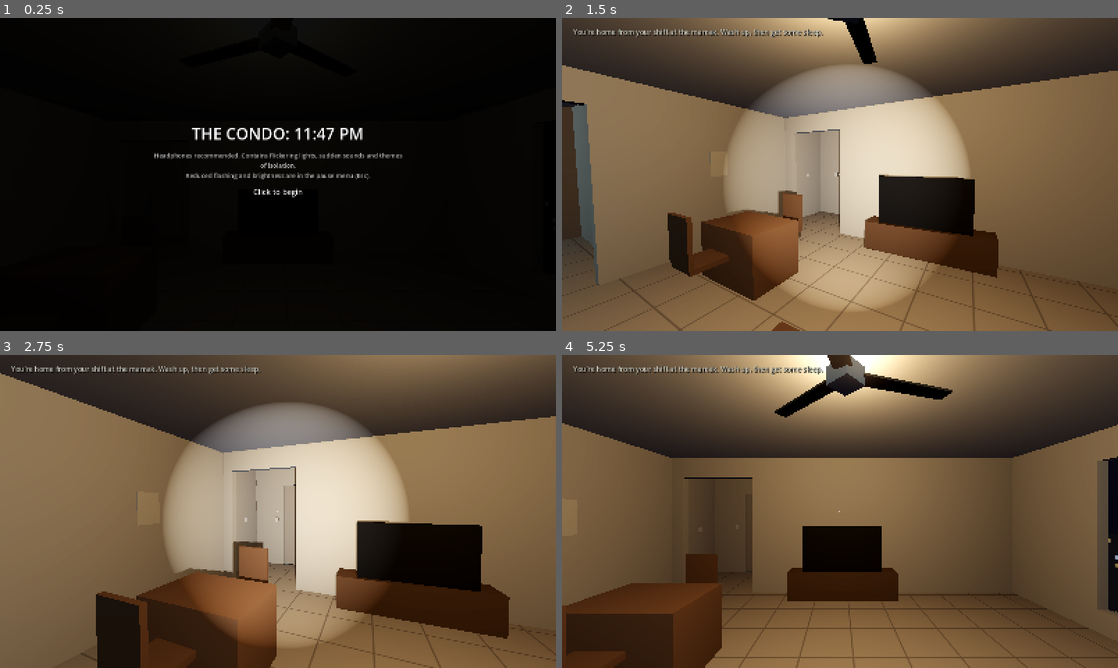
Above: before the commit, frames 1-4 (two rows, left to right).
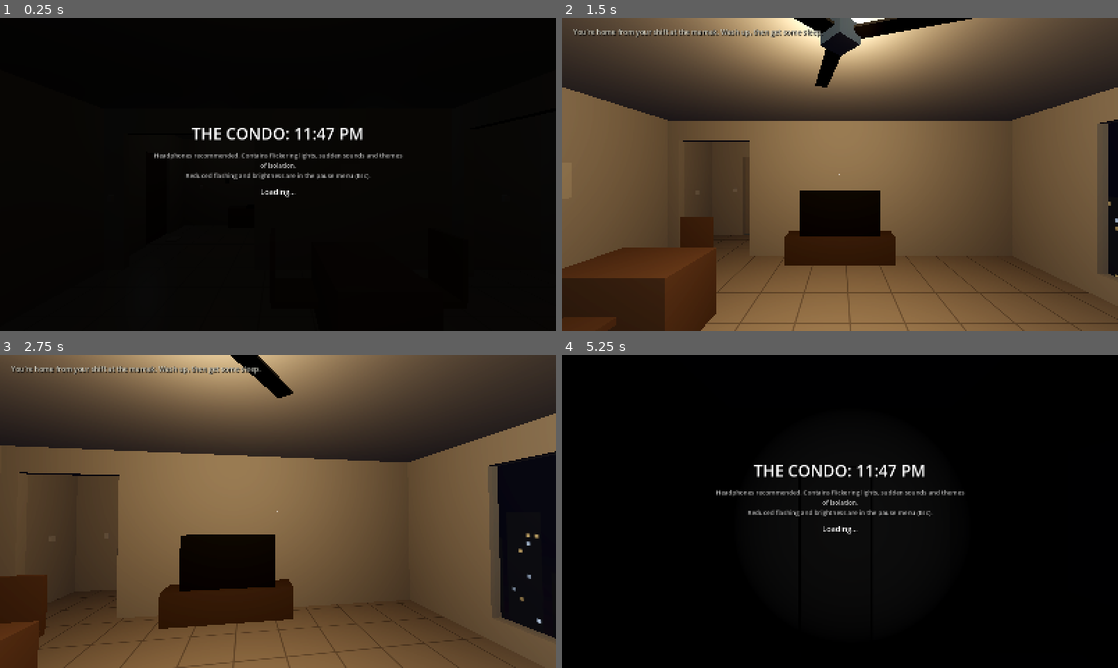
Above: after the commit, the same moments.

Repository: chengboonrong/the-condo
Game: Godot game, scene res://scenes/main.tscn
Same seed, same stepped clock (60 frames per second), same inputs: the game is played once before the commit and once after it.
Inputs (mouse positions are in pixels of both pictures, inside the frame that each line leads up to):
- Up to frame 1 (0.25 s): no input
- Up to frame 2 (1.5 s): tap Enter at 0.5 s; move the mouse to (962, 158) at 0.52 s; hold D (move_right) 0.53-1.28 s; hold C (crouch) 0.53-1.28 s; click (962, 158) at 0.67 s; move the mouse to (812, 174) at 1.27 s; hold W (move_forward) from 1.28 s (still down); tap F (flashlight) at 1.35 s; click (812, 174) at 1.42 s
- Up to frame 3 (2.75 s): keep holding W (move_forward); move the mouse to (289, 505) at 2.02 s; hold E (interact) from 2.03 s (still down); click (289, 505) at 2.17 s
- Up to frame 4 (5.25 s): move the mouse to (834, 517) at 2.77 s; release E (interact) at 2.78 s; tap Shift (sprint) at 2.85 s; click (834, 517) at 2.92 s; move the mouse to (878, 514) at 3.52 s; hold C (crouch) 3.53-4.25 s; click (878, 514) at 3.67 s; tap Escape (pause) at 4.15 s; release W (move_forward) at 4.25 s; click "Restart" at 4.25 s; tap Enter at 5 s; move the mouse to (673, 464) at 5.02 s; hold A (move_left) from 5.03 s (still down); tap F (flashlight) at 5.1 s; click (673, 464) at 5.17 s

The runs differ from the first frame. In frame 1, 0.1% of the frame differs, in the area x 45-55%, y 54-58%; in frame 2, 66%; in frame 3, 79%; in frame 4, 96%, in the area x 0-100%, y 0-100%.

Commit message:
perf: in-game perf tour, and shaders compiled behind the start card
-- --perf (desktop) or ?perf (web) runs a scripted 40 s tour of every room
with a scare every 3 s and the phone light on in every other room, then
prints one report: wall-clock frame time percentiles, frames over 25/50 ms
with where they happened, render CPU time, simulation step and director
evaluation cost, draw calls, memory and load time. tools/web_smoke.mjs --perf
runs it in browsers.

The tour found that the first silhouette, the first light flicker and the
first phone light each compiled a shader variant mid-game: 30-123 ms hitches
on an M1 Max. While the start card is up (it says "Loading..." until then), a
camera now looks around every room with the ceiling lights on, off and with
the phone light, and draws the silhouette once. Skipped headless, where
nothing is drawn. Worst frame afterwards: 12-14 ms.

Co-Authored-By: Claude Opus 5.5 <noreply@anthropic.com>

Diff:
--- a/scripts/horror/horror_director.gd
+++ b/scripts/horror/horror_director.gd
@@ -28,6 +28,8 @@
 var decisions: Array[Dictionary] = []
 var last_eval_usec := 0
 var max_eval_usec := 0
+var total_eval_usec := 0
+var eval_count := 0
 var _next_eval := 0.0
 var _quiet_until := 0.0
 
@@ -58,6 +60,8 @@
 	_evaluate()
 	last_eval_usec = Time.get_ticks_usec() - t0
 	max_eval_usec = maxi(max_eval_usec, last_eval_usec)
+	total_eval_usec += last_eval_usec
+	eval_count += 1
 
 
 ## Scores every adaptive event now, without starting anything. Each entry: id, total, parts, run.
--- a/scripts/horror/horror_runtime.gd
+++ b/scripts/horror/horror_runtime.gd
@@ -19,6 +19,7 @@
 var story: StoryDirector
 var story_running := false
 var _sightings: Array[StringName] = []  # silhouettes seen since the last step
+var last_step_usec := 0
 
 
 func setup(stage: HorrorStage, seed_value: int) -> void:
@@ -49,6 +50,7 @@
 
 ## Advances the whole simulation by delta seconds.
 func step(delta: float) -> void:
+	var t0 := Time.get_ticks_usec()
 	for _anchor in _sightings:  # applied inside the tick, so the core's order never depends on frame rate
 		scheduler.mark(&"silhouette", "seen")
 		entity.notice()
@@ -61,6 +63,7 @@
 	scheduler.tick(delta)
 	director.tick(delta)
 	WorldState.behavior["tension"] = director.tension
+	last_step_usec = Time.get_ticks_usec() - t0
 
 
 ## The story begins when the player dismisses the start card (tests and bots call it directly).
--- a/scripts/main.gd
+++ b/scripts/main.gd
@@ -11,8 +11,10 @@
 var audio: AudioDirector
 var runtime: HorrorRuntime
 var pause: PauseMenu
+var silhouette: Silhouette
+var ready_msec := 0  # engine start to the condo built, for the perf report
 var _had_capture := false
-var _smoking := false
+var _automated := false
 
 
 func _ready() -> void:
@@ -31,7 +33,7 @@
 	runtime.name = "Horror"
 	add_child(runtime)
 	runtime.setup(stage, SEED)
-	var silhouette := Silhouette.new()
+	silhouette = Silhouette.new()
 	silhouette.stage = stage
 	add_child(silhouette)
 	var overlay := DebugOverlay.new()
@@ -43,11 +45,56 @@
 	hud.bind(player)
 	hud.started.connect(_on_started)
 	EventBus.ending_reached.connect(_on_ending)
-	if has_flag("smoke"):
-		_smoke.call_deferred()
+	ready_msec = Time.get_ticks_msec()
+	_finish_loading.call_deferred()
 
 
-## Release checks: `-- --smoke` on desktop, `?smoke` on the web.
+func _finish_loading() -> void:
+	if DisplayServer.get_name() != "headless":  # nothing is drawn headless (tests), so nothing to compile
+		await _compile_shaders()
+	hud.allow_start()
+	if has_flag("smoke"):
+		_smoke()
+	elif has_flag("perf"):
+		_automated = true
+		var probe := PerfProbe.new()
+		probe.hud = hud
+		probe.player = player
+		probe.runtime = runtime
+		probe.scene_ready_msec = ready_msec
+		add_child(probe)
+
+
+## Behind the start card, looks around every room with the ceiling lights on, off and with the phone light,
+## so the renderer compiles every shader variant now instead of mid-game: the first silhouette, the first
+## flicker and the first phone light each cost a 30–110 ms hitch on an M1 Max otherwise.
+func _compile_shaders() -> void:
+	var cam := Camera3D.new()
+	var phone := player.phone_light.duplicate() as SpotLight3D  # same light, but where this camera looks
+	cam.add_child(phone)
+	add_child(cam)
+	cam.make_current()
+	var lights := builder.find_children("*", "OmniLight3D", true, false)
+	var was_on := lights.map(func(l: Light3D) -> bool: return l.visible)
+	for room: StringName in ApartmentLayout.APARTMENT_ROOMS + [&"corridor"]:
+		for i in 4:
+			cam.global_position = ApartmentLayout.room_center(room) + Vector3(0, 1.6, 0)
+			cam.rotation.y = i * PI / 2
+			for state: Array in [[true, false], [false, true], [true, true]]:  # ceiling lights, phone light
+				for l: Light3D in lights:
+					l.visible = state[0]
+				phone.visible = state[1]
+				await get_tree().process_frame
+	for k in lights.size():
+		(lights[k] as Light3D).visible = was_on[k]
+	silhouette.warm_up(cam.global_position + cam.global_basis.z * -2.0 + Vector3.DOWN * 1.6)
+	await get_tree().process_frame
+	await get_tree().process_frame
+	player.camera.make_current()
+	cam.queue_free()
+
+
+## Release checks: `-- --smoke` / `-- --perf` on desktop, `?smoke` / `?perf` on the web.
 static func has_flag(flag: String) -> bool:
 	if OS.has_feature("web"):
 		var query: Variant = JavaScriptBridge.eval("location.search", true)
@@ -57,16 +104,18 @@
 
 ## Plays the first 3 seconds of a built game and reports whether the simulation runs.
 func _smoke() -> void:
-	_smoking = true
+	_automated = true
 	hud.start()
 	await get_tree().create_timer(3.0).timeout
 	var events := runtime.scheduler.events.size()
-	var ok := events == 7 and WorldState.time > 2.0 and runtime.story.beat == &"home"  # 7 event definitions
+	var lights := builder.find_children("*", "OmniLight3D", true, false).filter(func(l: Node) -> bool: return l is RoomLight)
+	var restored := get_viewport().get_camera_3d() == player.camera and lights.all(func(l: RoomLight) -> bool: return l.visible == WorldState.is_light_on(l.room_id))
+	var ok := events == 7 and WorldState.time > 2.0 and runtime.story.beat == &"home" and restored  # 7 event definitions
 	var shot := ""
 	if not OS.has_feature("web"):
 		shot = ProjectSettings.globalize_path("user://smoke.png")
 		get_viewport().get_texture().get_image().save_png(shot)
-	print("SMOKE %s events=%d time=%.1f beat=%s gpu=%s %s" % ["ok" if ok else "FAIL", events, WorldState.time, runtime.story.beat, RenderingServer.get_video_adapter_name(), shot])
+	print("SMOKE %s events=%d time=%.1f beat=%s warm-up-restored=%s gpu=%s %s" % ["ok" if ok else "FAIL", events, WorldState.time, runtime.story.beat, restored, RenderingServer.get_video_adapter_name(), shot])
 	if not OS.has_feature("web"):
 		get_tree().quit(0 if ok else 1)
 
@@ -90,7 +139,7 @@
 
 
 func _notification(what: int) -> void:
-	if what == NOTIFICATION_APPLICATION_FOCUS_OUT and player != null and player.input_enabled and not pause.is_open() and not _smoking:
+	if what == NOTIFICATION_APPLICATION_FOCUS_OUT and player != null and player.input_enabled and not pause.is_open() and not _automated:
 		pause.open()
 
 
--- /dev/null
+++ b/scripts/perf_probe.gd
@@ -0,0 +1,122 @@
+class_name PerfProbe
+extends Node
+## `-- --perf` (desktop) or `?perf` (web): a scripted tour of every room with a scare every 3 s and the
+## phone light on in every other room, then one report of frame time, render time, simulation cost, memory
+## and load time. Desktop turns vsync off so frame times show the real cost; browsers always cap at the
+## display's refresh rate. docs/performance.md has the results and how to run it.
+
+const ROOM_SECONDS := 5.0
+const SCARE_EVERY := 3.0
+const TOUR: Array[StringName] = [&"living", &"kitchen", &"entrance", &"hallway", &"bathroom", &"bedroom", &"gap", &"mirror_room"]
+
+var hud: Hud
+var player: PlayerController
+var runtime: HorrorRuntime
+var _vp: RID
+var scene_ready_msec := 0
+var _warm_msec := 0
+var _last_usec := 0
+var _t := 0.0
+var _room := -1
+var _scares := 0
+var _frame := PackedFloat32Array()
+var _cpu := PackedFloat32Array()
+var _gpu := PackedFloat32Array()
+var _draws := PackedFloat32Array()
+var _steps := PackedFloat32Array()
+var _slow: Array[Array] = []  # frames over 25 ms (a missed frame even at 60 Hz): ms, when, where
+
+
+func _ready() -> void:
+	_warm_msec = Time.get_ticks_msec()  # main adds the probe once the shader warm-up is done
+	_vp = get_viewport().get_viewport_rid()
+	RenderingServer.viewport_set_measure_render_time(_vp, true)
+	if not OS.has_feature("web"):
+		DisplayServer.window_set_vsync_mode(DisplayServer.VSYNC_DISABLED)
+	hud.start()
+
+
+func _physics_process(_delta: float) -> void:
+	if _room >= 0:
+		_steps.append(runtime.last_step_usec)  # main (the parent) stepped the simulation just before this
+
+
+func _process(delta: float) -> void:
+	# Wall-clock interval between frames: `delta` is smoothed to line up with physics ticks.
+	var now := Time.get_ticks_usec()
+	var ms := (now - _last_usec) / 1000.0
+	var first := _last_usec == 0  # the frame the probe was added in is not part of the tour
+	_last_usec = now
+	if first:
+		return
+	_t += delta
+	var room := int(_t / ROOM_SECONDS)
+	if room >= TOUR.size():
+		set_process(false)
+		set_physics_process(false)
+		_report()
+		return
+	if room != _room:
+		_room = room
+		while TOUR[room] == &"gap" and WorldState.get_variant(&"bedroom") != &"door" and WorldState.act < WorldState.Act.DECISION:
+			runtime.story.debug_skip()  # acts 2 and 3, then the bedroom window becomes a door
+		player.global_position = ApartmentLayout.room_center(TOUR[room], WorldState.variants)
+		player.phone_light.visible = room % 2 == 1
+	player.set_look(fmod(_t, ROOM_SECONDS) / ROOM_SECONDS * TAU)
+	if _t >= (_scares + 1) * SCARE_EVERY:
+		runtime.debug_trigger(_scares % HorrorRuntime.DEBUG_EVENTS.size())  # refused if its preconditions fail
+		_scares += 1
+	_frame.append(ms)
+	if ms > 25.0:
+		var last: String = String(WorldState.event_history.back()["id"]) if not WorldState.event_history.is_empty() else "-"
+		_slow.append([ms, "%.0f ms at %.1f s in the %s (last event %s)" % [ms, _t, TOUR[room], last]])
+	_cpu.append(RenderingServer.viewport_get_measured_render_time_cpu(_vp) + RenderingServer.get_frame_setup_time_cpu())
+	_gpu.append(RenderingServer.viewport_get_measured_render_time_gpu(_vp))
+	_draws.append(Performance.get_monitor(Performance.RENDER_TOTAL_DRAW_CALLS_IN_FRAME))
+
+
+func _report() -> void:
+	var web := OS.has_feature("web")
+	var d := runtime.director
+	var mb := func(monitor: Performance.Monitor) -> float: return Performance.get_monitor(monitor) / 1048576.0
+	var static_mb: String = "static %.1f (peak %.1f)" % [mb.call(Performance.MEMORY_STATIC), mb.call(Performance.MEMORY_STATIC_MAX)] if mb.call(Performance.MEMORY_STATIC_MAX) > 0.0 else "static n/a (release builds don't track it)"
+	var started := WorldState.event_history.size()
+	print("\n".join(PackedStringArray([
+		"PERF %s | %s | window %dx%d | vsync %s | %.1f s, %d frames, %d events started" % [OS.get_name(), RenderingServer.get_video_adapter_name(), get_window().size.x, get_window().size.y, "on (browser)" if web else "off", _t, _frame.size(), started],
+		"PERF frame ms: avg %.2f (%.0f fps) p50 %.2f p95 %.2f p99 %.2f max %.2f" % [_avg(_frame), 1000.0 / _avg(_frame), _pct(_frame, 0.5), _pct(_frame, 0.95), _pct(_frame, 0.99), _pct(_frame, 1.0)],
+		"PERF render ms: cpu avg %.2f p95 %.2f | gpu %s" % [_avg(_cpu), _pct(_cpu, 0.95), "avg %.2f p95 %.2f" % [_avg(_gpu), _pct(_gpu, 0.95)] if _pct(_gpu, 1.0) > 0.0 else "not reported by this renderer"],
+		"PERF frames over 25 ms: %d, over 50 ms: %d | worst: %s" % [_slow.size(), _over(50.0), _worst()],
+		"PERF simulation step µs: avg %.0f p95 %.0f max %.0f (%d steps) | director eval µs: avg %.0f max %d (%d evals)" % [_avg(_steps), _pct(_steps, 0.95), _pct(_steps, 1.0), _steps.size(), float(d.total_eval_usec) / maxi(d.eval_count, 1), d.max_eval_usec, d.eval_count],
+		"PERF draw calls: avg %.0f max %.0f | memory MB: %s, video %.1f | objects %d" % [_avg(_draws), _pct(_draws, 1.0), static_mb, mb.call(Performance.RENDER_VIDEO_MEM_USED), Performance.get_monitor(Performance.OBJECT_COUNT)],
+		"PERF load ms after engine start: condo built %d, shader warm-up done %d" % [scene_ready_msec, _warm_msec],
+	])))
+	if not web:
+		get_tree().quit()
+
+
+func _worst() -> String:
+	_slow.sort_custom(func(a: Array, b: Array) -> bool: return a[0] > b[0])
+	return ", ".join(_slow.slice(0, 6).map(func(s: Array) -> String: return s[1])) if not _slow.is_empty() else "-"
+
+
+func _over(ms: float) -> int:
+	var n := 0
+	for v in _frame:
+		if v > ms:
+			n += 1
+	return n
+
+
+static func _avg(a: PackedFloat32Array) -> float:
+	var sum := 0.0
+	for v in a:
+		sum += v
+	return sum / maxi(a.size(), 1)
+
+
+static func _pct(a: PackedFloat32Array, p: float) -> float:
+	if a.is_empty():
+		return 0.0
+	var s := a.duplicate()
+	s.sort()
+	return s[mini(int(p * s.size()), s.size() - 1)]
--- a/scripts/ui/hud.gd
+++ b/scripts/ui/hud.gd
@@ -14,6 +14,8 @@
 var _inspect_title: Label
 var _inspect_text: Label
 var _start: Control
+var _click: Label
+var _can_start := false
 var _crosshair: ColorRect
 var _ending: ColorRect
 var _ending_title: Label
@@ -131,8 +133,8 @@
 	body.autowrap_mode = TextServer.AUTOWRAP_WORD_SMART
 	body.text = "Headphones recommended. Contains flickering lights, sudden sounds and themes of isolation.\nReduced flashing and brightness are in the pause menu (Esc)."
 	body.modulate = Color(1, 1, 1, 0.7)
-	var click := _label(box, 22, HORIZONTAL_ALIGNMENT_CENTER)
-	click.text = "Click to begin"
+	_click = _label(box, 22, HORIZONTAL_ALIGNMENT_CENTER)
+	_click.text = "Loading…"
 
 
 func _build_ending(root: Control) -> void:
@@ -167,13 +169,19 @@
 			get_tree().reload_current_scene()
 		return
 	if _start.visible:
-		if event is InputEventMouseButton and event.pressed:
+		if _can_start and event is InputEventMouseButton and event.pressed:
 			start()
 			get_viewport().set_input_as_handled()
 		return
 	if _inspect.visible and (event.is_action_pressed("interact") or event.is_action_pressed("pause")):
 		close_inspect()
 		get_viewport().set_input_as_handled()
+
+
+## Main calls this once the shaders are compiled (see Main._compile_shaders).
+func allow_start() -> void:
+	_can_start = true
+	_click.text = "Click to begin"
 
 
 ## Leaves the start card and starts the game (a click, or the release smoke check).
--- a/scripts/world/silhouette.gd
+++ b/scripts/world/silhouette.gd
@@ -55,6 +55,14 @@
 	visible = true
 
 
+## Shows the figure for a moment at pos without it counting as a sighting (no stinger, no signal), so its
+## shader is compiled behind the start card and not on the first scare (a 110 ms hitch on an M1 Max).
+func warm_up(pos: Vector3) -> void:
+	global_position = pos
+	_fading = true  # _process fades it out and hides it again
+	visible = true
+
+
 func _process(delta: float) -> void:
 	if visible and _fading:
 		_material.albedo_color.a -= delta * 2.5
--- a/tests/integration/test_apartment.gd
+++ b/tests/integration/test_apartment.gd
@@ -190,6 +190,23 @@
 	return true
 
 
+func test_the_start_card_waits_until_loading_is_done() -> bool:
+	var main: Node3D = load("res://scenes/main.tscn").instantiate()
+	tree.root.add_child(main)
+	var click := InputEventMouseButton.new()
+	click.button_index = MOUSE_BUTTON_LEFT
+	click.pressed = true
+	click.position = tree.root.get_visible_rect().size / 2.0
+	tree.root.push_input(click, true)  # before the first frame: still loading
+	check(not main.player.input_enabled, "a click while loading does nothing")
+	await tree.process_frame
+	tree.root.push_input(click, true)
+	await tree.process_frame
+	check(main.player.input_enabled, "the same click works once loading is done")
+	main.queue_free()
+	return true
+
+
 class _UnhandledProbe extends Node:
 	var clicks := 0
 
Not shown, added: scripts/perf_probe.gd.uid
